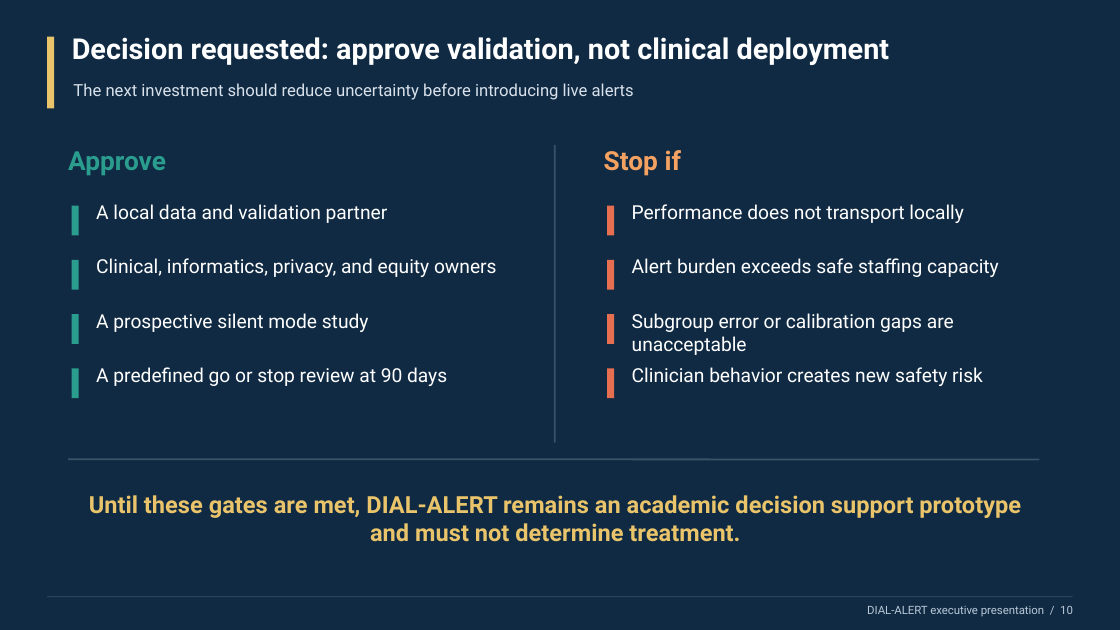
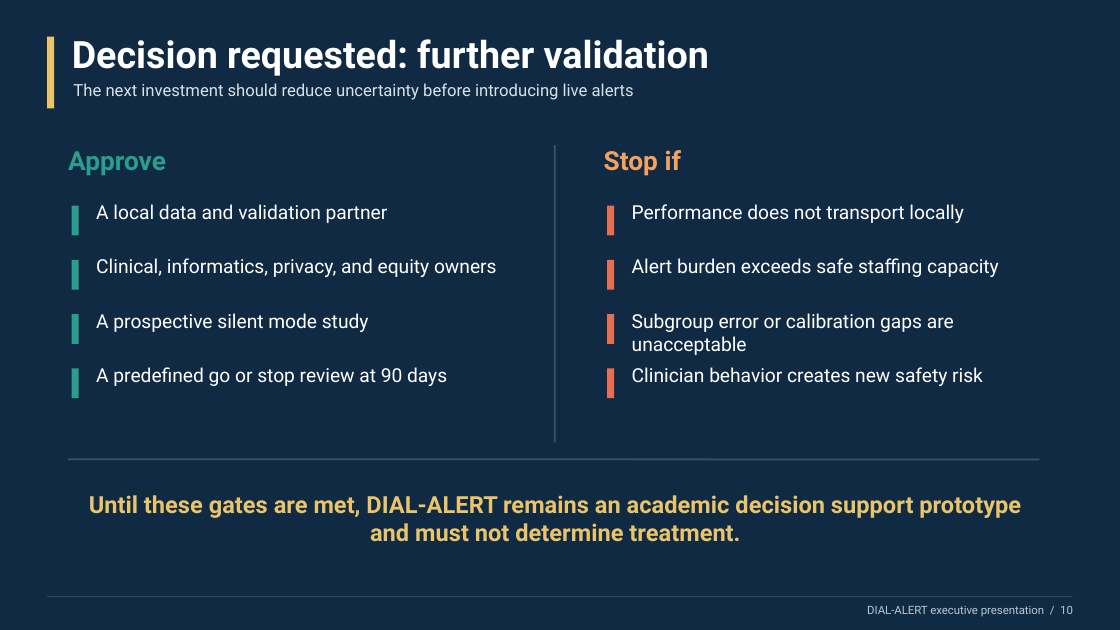
Before and after one commit to guillanofg/DIAL-ALERT, a slide deck: slide 10 of reports/Franklin_Guillano_DIAL_ALERT_Business_Presentation.pptx. Drawn at 1120x630 pixels with LibreOffice and Linux fonts; fonts in the diff are those of the drawing. Boxes give left, top, right and bottom in pixels: in the first picture for what was removed or moved away, otherwise in the second. Text is boxed around its words. In the diff, an @@ line names an element or a change of style, - is before the commit and + after.

Commit message:
Clarify submission evidence, improve presentations and document validation plans

```diff
--- a/reports/Franklin_Guillano_DIAL_ALERT_Business_Presentation.pptx
+++ b/reports/Franklin_Guillano_DIAL_ALERT_Business_Presentation.pptx
@@ text at box(72, 39, 709, 76): text changed; size 24.8 to 32.2 pt @@
-Decision requested: approve validation, not clinical deployment
+Decision requested: further validation
```
Also in this commit, not shown: 6 other slides changed, 1 slide added, 1 slide removed, 28 other files.
